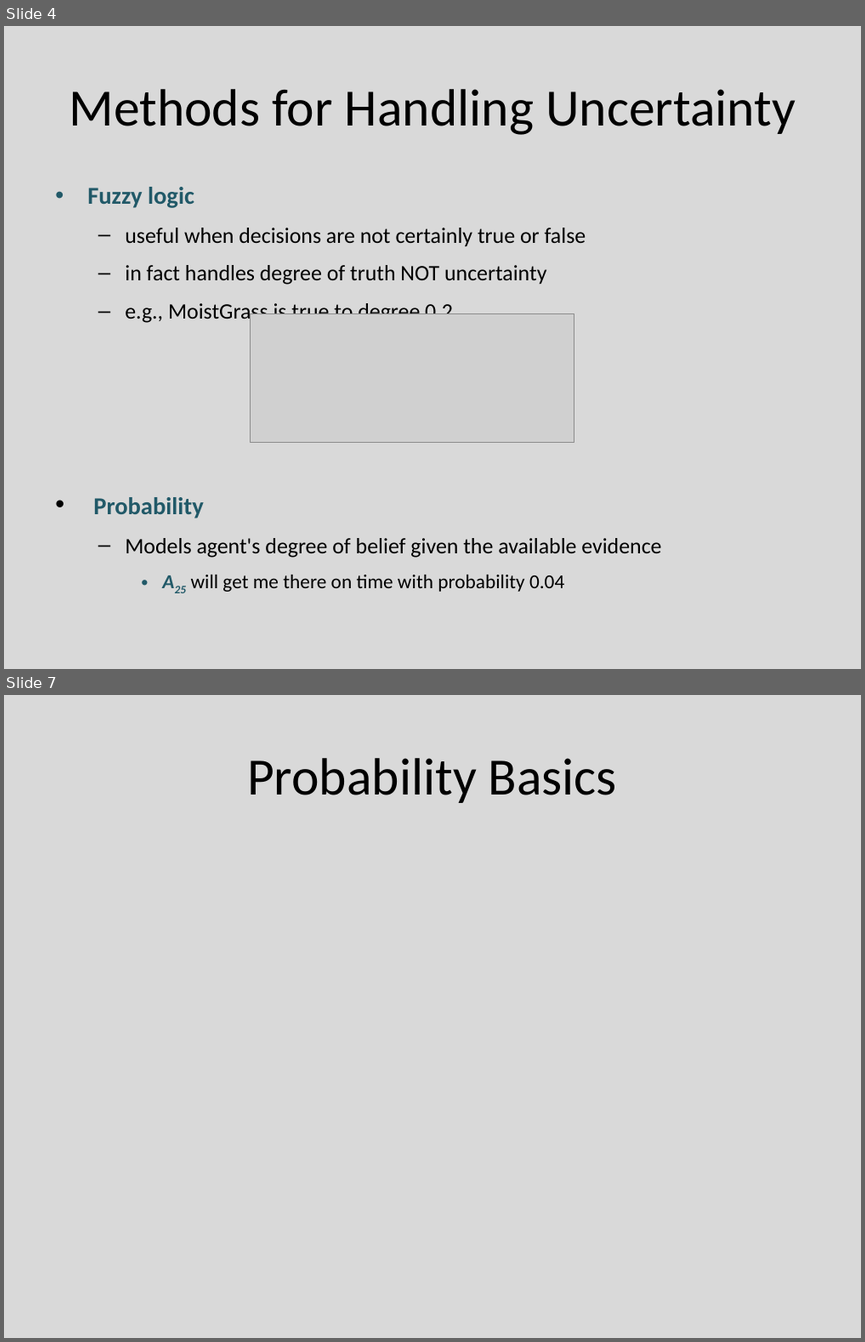
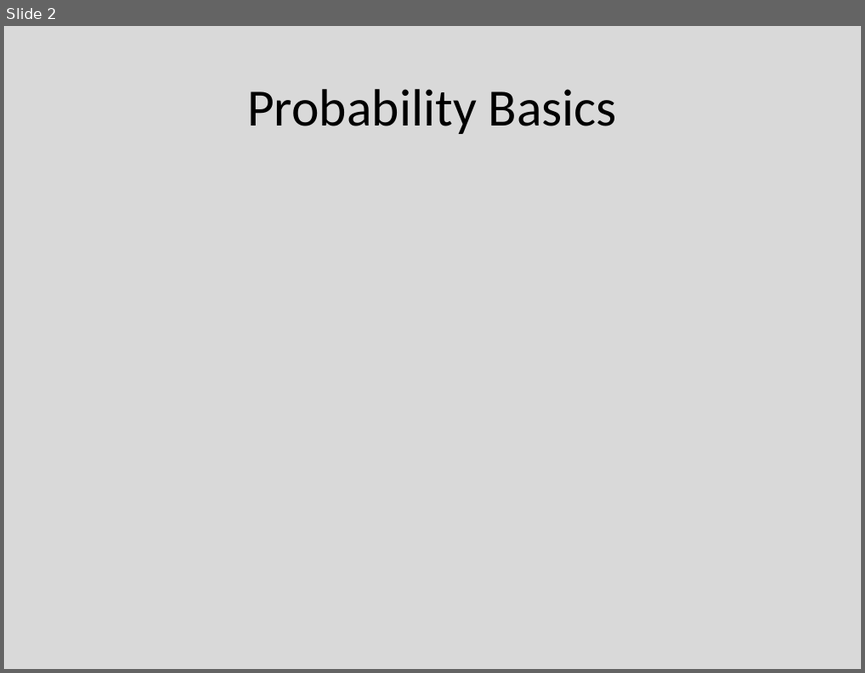
Before and after one commit to Mrtytt/SchoolNotes, a slide deck: 5_Donem_Ders_Notlari/YZ/07_uncertainty and Bayes' rule.pptx. Shown one above the other, each under a label of ours: slides 4 and 7 before the commit, slide 2 after it; the slides between them are not shown. The pictures are 865x1342 and 865x673 pixels, drawn with LibreOffice and Linux fonts; fonts in the diff are those of the drawing; grey boxes stand for pictures. Boxes give left, top, right and bottom in pixels: in the first picture for what was removed or moved away, otherwise in the second. Text is boxed around its words. In the diff, an @@ line names an element or a change of style, - is before the commit and + after.

```diff
--- a/5_Donem_Ders_Notlari/YZ/07_uncertainty and Bayes' rule.pptx
+++ b/5_Donem_Ders_Notlari/YZ/07_uncertainty and Bayes' rule.pptx
@@ slide 4 removed at (4,26,861,669), background #D9D9D9 @@
@@ title removed at (69,89,795,135) @@
-Methods for Handling Uncertainty
@@ text removed at (87,187,661,591) @@
-• Fuzzy logic
-  – useful when decisions are not certainly true or false
-  – in fact handles degree of truth NOT uncertainty
-  – e.g., MoistGrass is true to degree 0.2
-• Probability
-  – Models agent's degree of belief given the available evidence
-    • A25 will get me there on time with probability 0.04
@@ picture removed at (250,314,574,442) @@
@@ what was slide 7 is now slide 2 @@
```
Also in this commit, not shown: 8 other slides removed, 8 other files.
